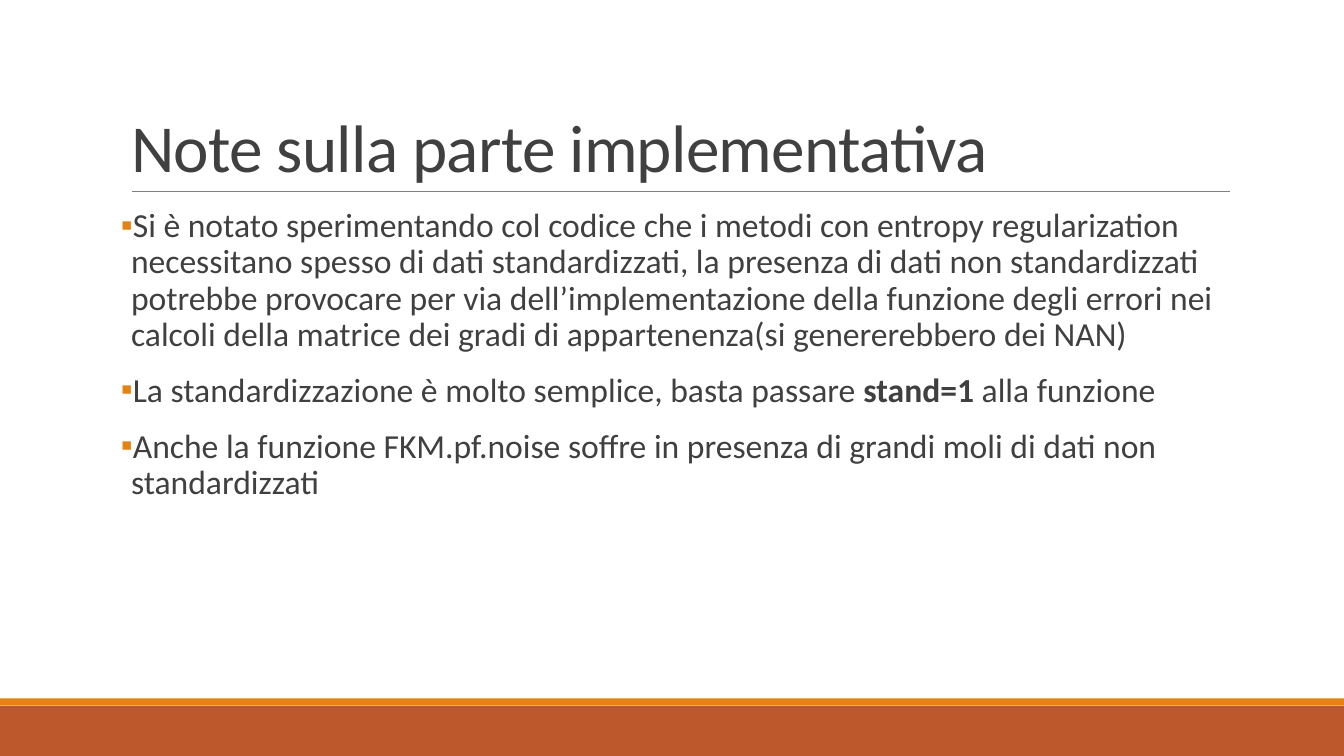
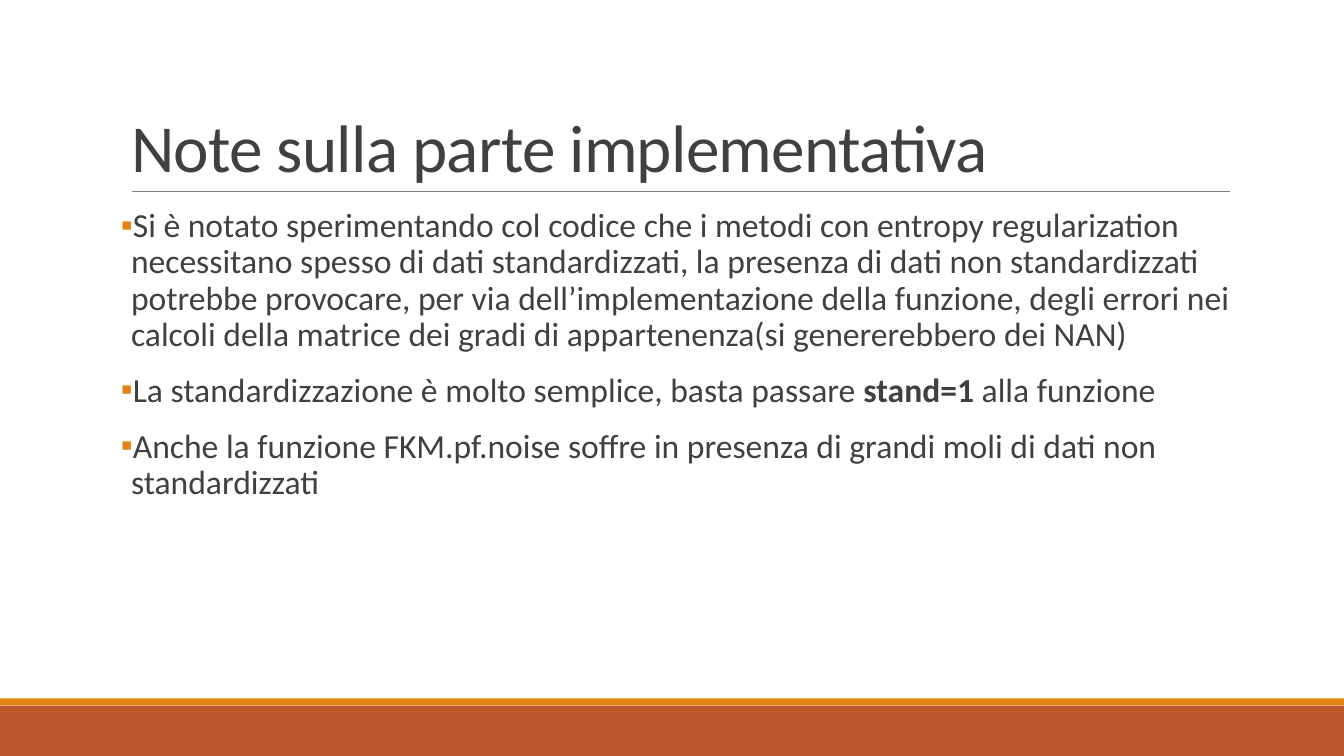
Before and after one commit to Gallo00/progettoDM, a slide deck: slide 38 of relazione.pptx. Drawn at 1344x756 pixels with LibreOffice and Linux fonts; fonts in the diff are those of the drawing. Boxes give left, top, right and bottom in pixels: in the first picture for what was removed or moved away, otherwise in the second. Text is boxed around its words. In the diff, an @@ line names an element or a change of style, - is before the commit and + after.

```diff
--- a/relazione.pptx
+++ b/relazione.pptx
@@ text at <box>131,213,1229,352</box>: text changed @@
-▪ Si è notato sperimentando col codice che i metodi con entropy regularization necessitano spesso di dati standardizzati, la presenza di dati non standardizzati potrebbe provocare per via dell’implementazione della funzione degli errori nei calcoli della matrice dei gradi di appartenenza(si genererebbero dei NAN)
+▪ Si è notato sperimentando col codice che i metodi con entropy regularization necessitano spesso di dati standardizzati, la presenza di dati non standardizzati potrebbe provocare, per via dell’implementazione della funzione, degli errori nei calcoli della matrice dei gradi di appartenenza(si genererebbero dei NAN)
```
Also in this commit, not shown: 6 other slides changed, 6 other files.
